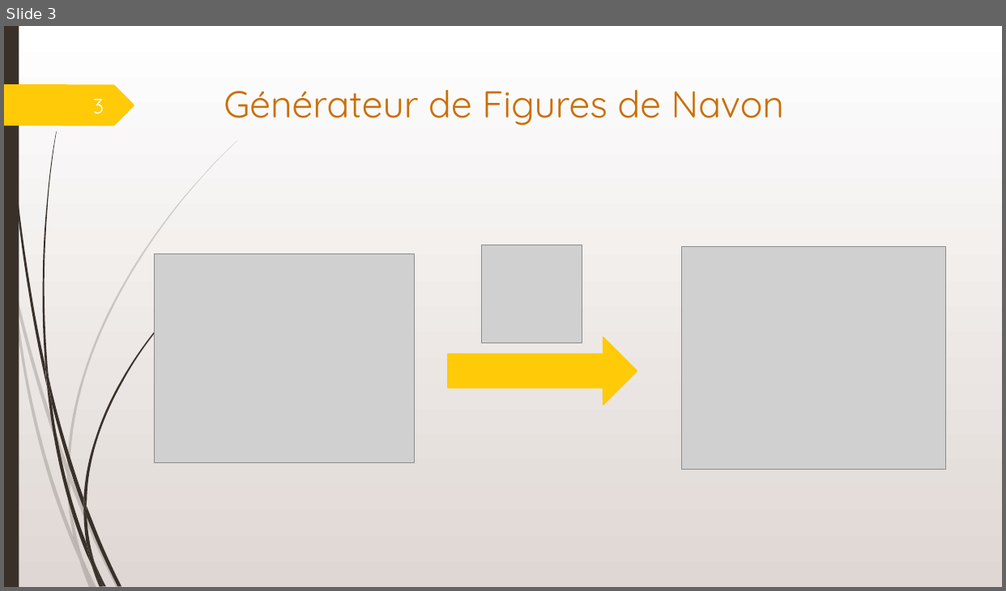
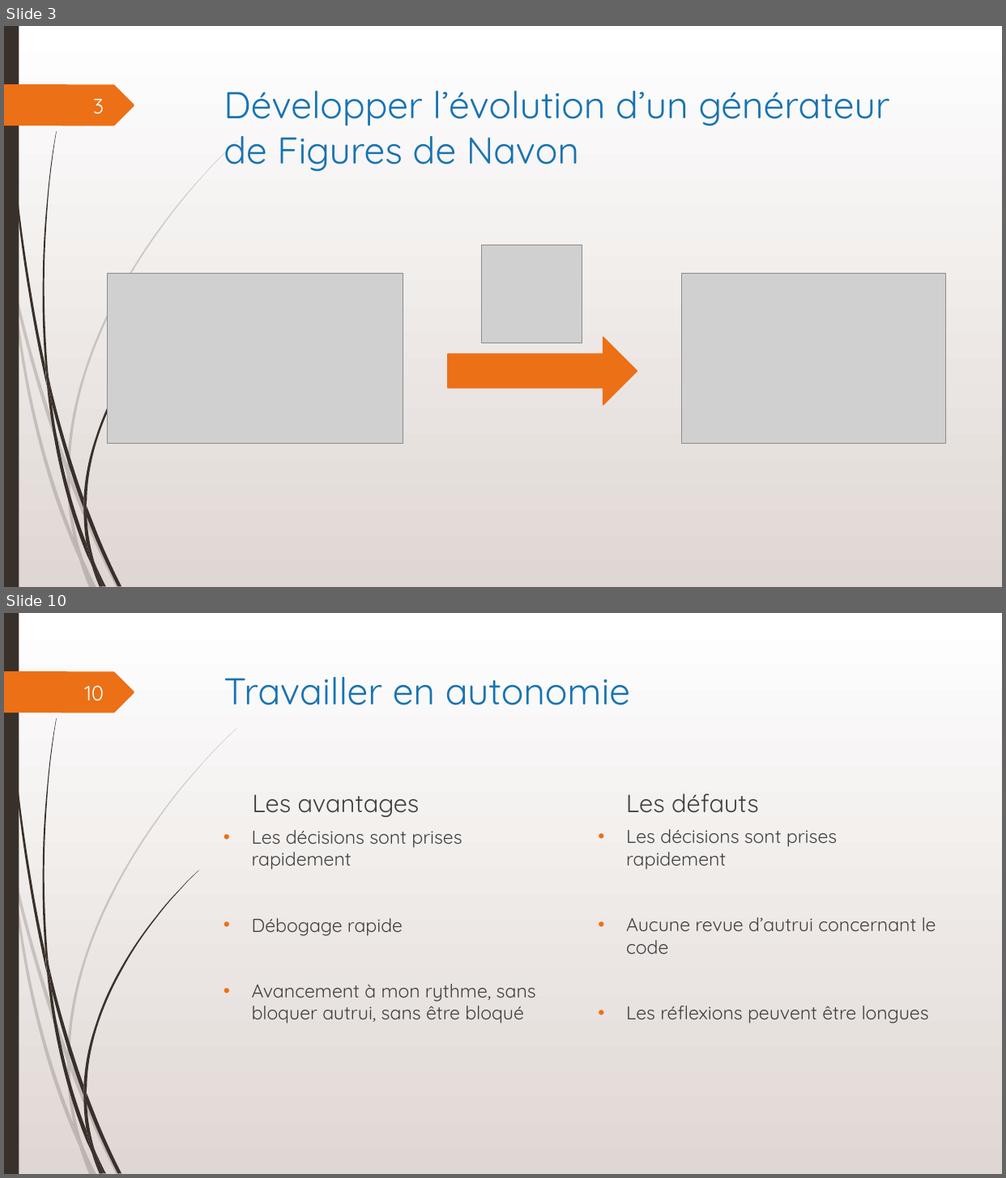
Before and after one commit to MathysC/Figures_Navon, a slide deck: Suivi stage/Rapport/Soutenance_de_Stage_Clerget.pptx. Shown one above the other, each under a label of ours: slide 3 before the commit, slides 3 and 10 after it; the slides between them are not shown. The pictures are 1006x591 and 1006x1178 pixels, drawn with LibreOffice and Linux fonts; fonts in the diff are those of the drawing; grey boxes stand for pictures. Boxes give left, top, right and bottom in pixels: in the first picture for what was removed or moved away, otherwise in the second. Text is boxed around its words. In the diff, an @@ line names an element or a change of style, - is before the commit and + after.

```diff
--- a/Suivi stage/Rapport/Soutenance_de_Stage_Clerget.pptx
+++ b/Suivi stage/Rapport/Soutenance_de_Stage_Clerget.pptx
@@ slide 10 added at (x1=4, y1=613, x2=1002, y2=1174), background gradient #FFFFFF to #E0D7D3; not listed: 24 template elements that a slide beside it also shows @@
@@ page number added at (x1=84, y1=685, x2=104, y2=701), 20 pt, text #FEFFFF @@
+10
@@ title added at (x1=224, y1=677, x2=630, y2=705), 36 pt, text #1773B2 @@
+Travailler en autonomie
@@ text added at (x1=252, y1=794, x2=420, y2=817), 24 pt, text #404040 @@
+Les avantages
@@ text added at (x1=626, y1=794, x2=759, y2=813), 24 pt, text #404040 @@
+Les défauts
@@ text added at (x1=252, y1=830, x2=536, y2=1024), 18 pt, text #404040 @@
+• Les décisions sont prises rapidement
+• Débogage rapide
+• Avancement à mon rythme, sans bloquer autrui, sans être bloqué
@@ text added at (x1=626, y1=829, x2=936, y2=1024), 18 pt, text #404040 @@
+• Les décisions sont prises rapidement
+• Aucune revue d’autrui concernant le code
+• Les réflexions peuvent être longues
@@ slide 3 changed as well @@
@@ freeform shape at (x1=4, y1=84, x2=134, y2=126): fill #FFCA08 to #EC7016 @@
@@ title at (x1=224, y1=91, x2=890, y2=172): text changed; text colour #CA6F06 to #1773B2 @@
-Générateur de Figures de Navon
+Développer l’évolution d’un générateur de Figures de Navon
@@ picture resized from (x1=154, y1=254, x2=414, y2=463) to (x1=108, y1=273, x2=403, y2=444) @@
@@ picture resized from (x1=681, y1=247, x2=946, y2=469) to (x1=681, y1=273, x2=946, y2=444) @@
@@ right arrow at (x1=448, y1=337, x2=637, y2=405): fill #FFCA08 to #EC7016; outline #FFCA08 1.25 pt to #EC7016 1.25 pt @@
```
Also in this commit, not shown: 3 other slides changed, 8 other slides added, 5 other files.
